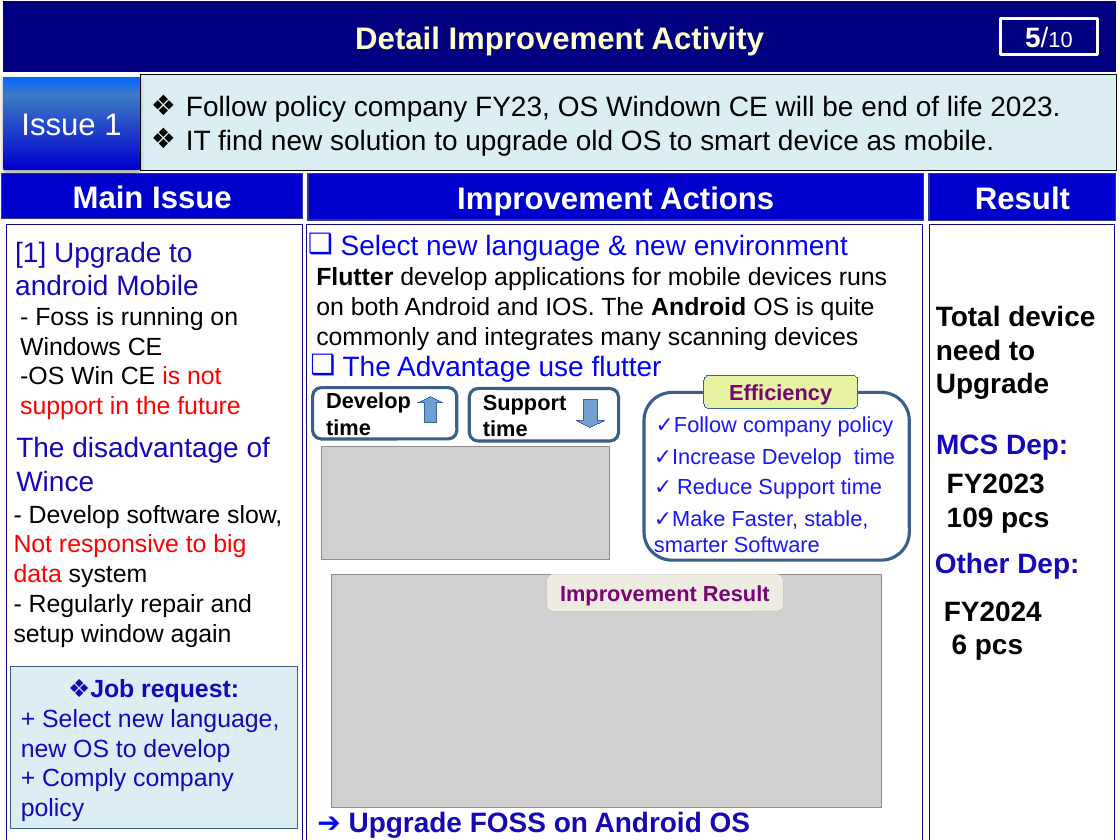
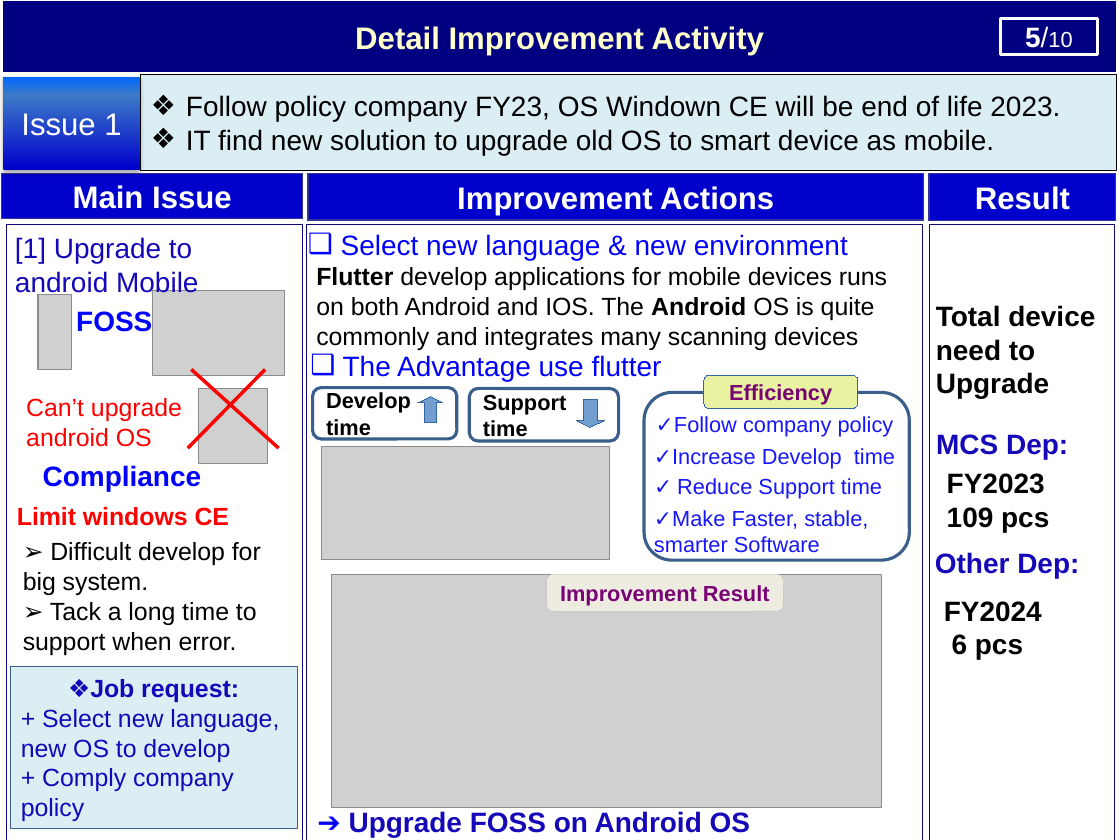
Before and after one commit to thietbicongnghevietnam/ReportPSNV, a slide deck: slide 6 of Report_test.pptx. Drawn at 1120x840 pixels with LibreOffice and Linux fonts; fonts in the diff are those of the drawing; grey boxes stand for pictures. Boxes give left, top, right and bottom in pixels: in the first picture for what was removed or moved away, otherwise in the second. Text is boxed around its words. In the diff, an @@ line names an element or a change of style, - is before the commit and + after.

Commit message:
05022024a

```diff
--- a/Report_test.pptx
+++ b/Report_test.pptx
@@ text "[1] Upgrade to android Mobile" rewrapped from [15,241,198,296] to [15,237,198,297] @@
@@ picture added at [38,295,72,370] @@
@@ picture added at [152,290,284,374] @@
@@ text removed at [20,307,240,419] @@
-- Foss is running on Windows CE
--OS Win CE is not support in the future
@@ text added at [76,311,152,332], 18 pt, text #0000FF, bold @@
+FOSS
@@ line added from (265, 370) to (188, 448), #FF0000 2.25 pt @@
@@ line added from (192, 370) to (279, 448), #FF0000 2.25 pt @@
@@ picture added at [198,389,267,464] @@
@@ text added at [26,398,182,447], 16 pt, text #FF0000 @@
+Can’t upgrade android OS
@@ text removed at [16,436,270,492] @@
-The disadvantage of Wince
@@ text added at [43,465,202,491], 18 pt, text #0000FF, bold @@
+Compliance
@@ text removed at [14,505,282,647] @@
-- Develop software slow, Not responsive to big data system
-- Regularly repair and setup window again
@@ text added at [17,507,229,526], 16 pt, text #FF0000, bold @@
+Limit windows CE
@@ text added at [23,542,261,655], 16 pt, text #000000 @@
+➢ Difficult develop for big system.
+➢ Tack a long time to support when error.
```
Also in this commit, not shown: 4 other slides changed.
